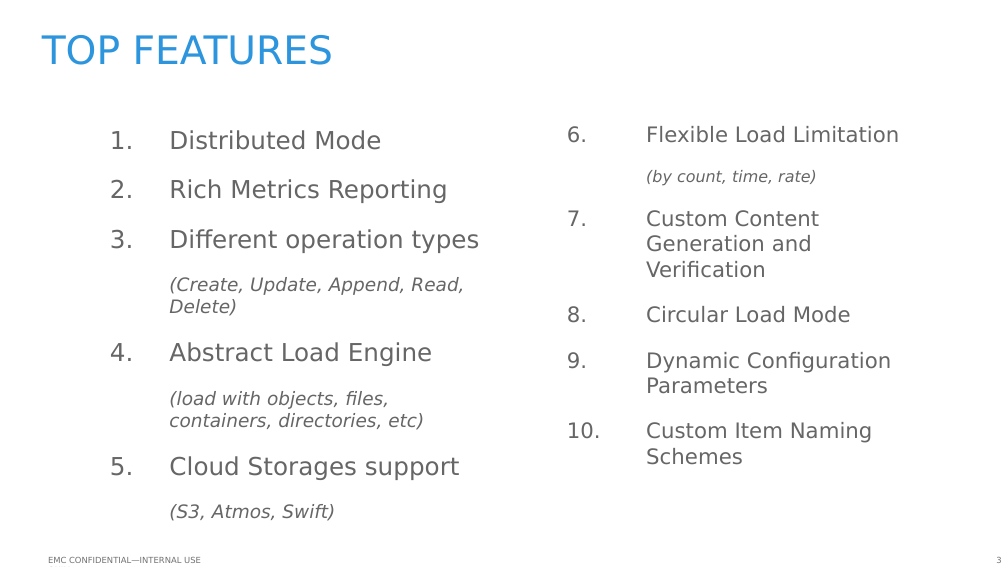
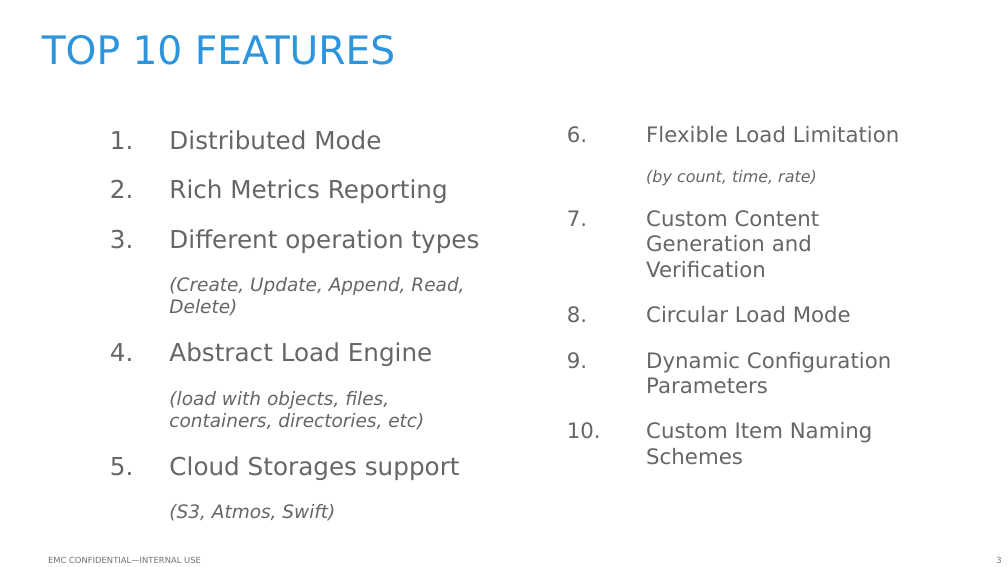
Before and after one commit to emc-mongoose/mongoose, a slide deck: slide 3 of doc/emcmongoosev2.odp. Drawn at 1008x567 pixels with LibreOffice and Linux fonts; fonts in the diff are those of the drawing; background and template pictures are left out. Boxes give left, top, right and bottom in pixels: in the first picture for what was removed or moved away, otherwise in the second. Text is boxed around its words. In the diff, an @@ line names an element or a change of style, - is before the commit and + after.

```diff
--- a/doc/emcmongoosev2.odp
+++ b/doc/emcmongoosev2.odp
@@ title at bbox=[42, 35, 395, 65]: text changed @@
-TOP FEATURES
+TOP 10 FEATURES
```
Also in this commit, not shown: 1 other slide changed, 3 slides added, 16 slides removed, 6 other files.
